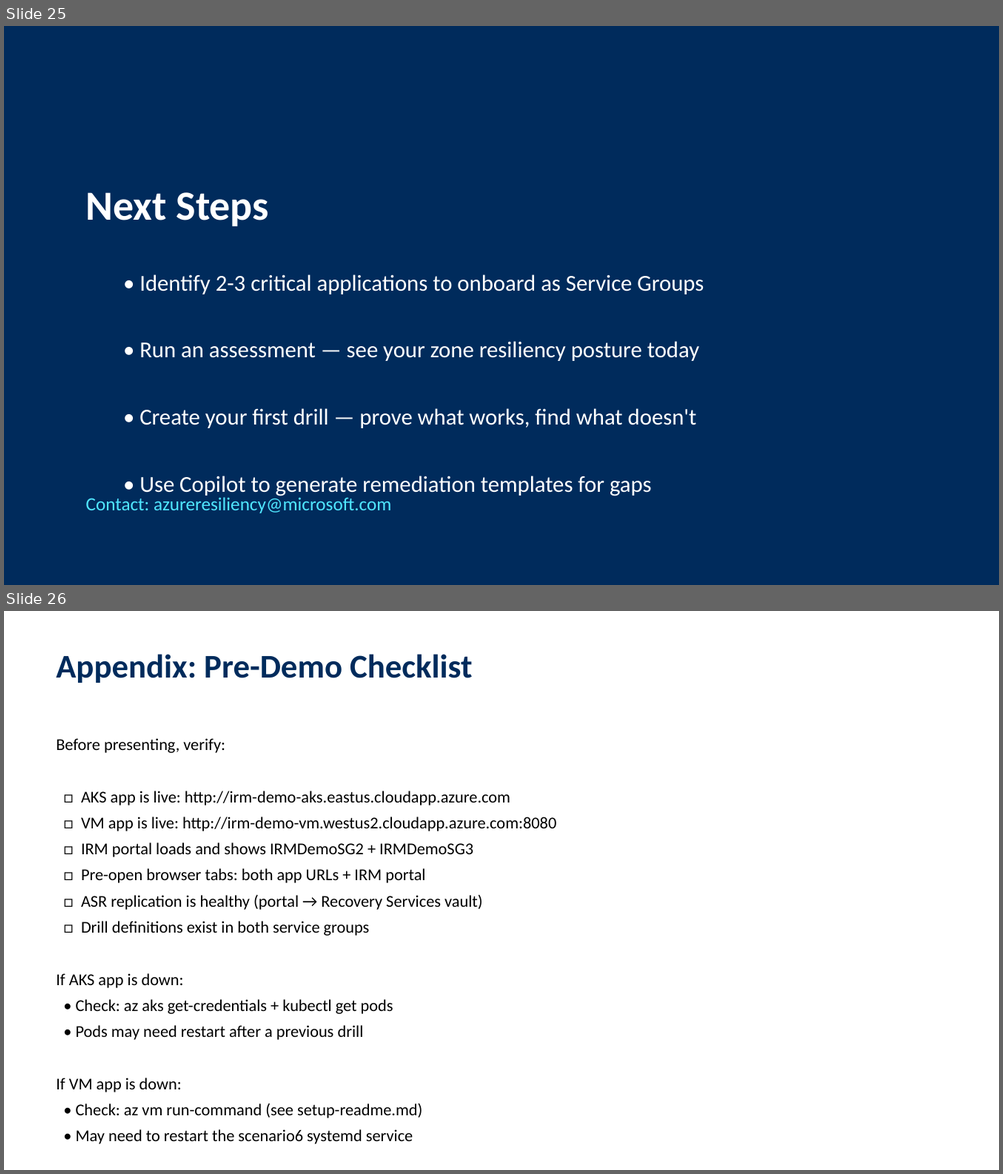
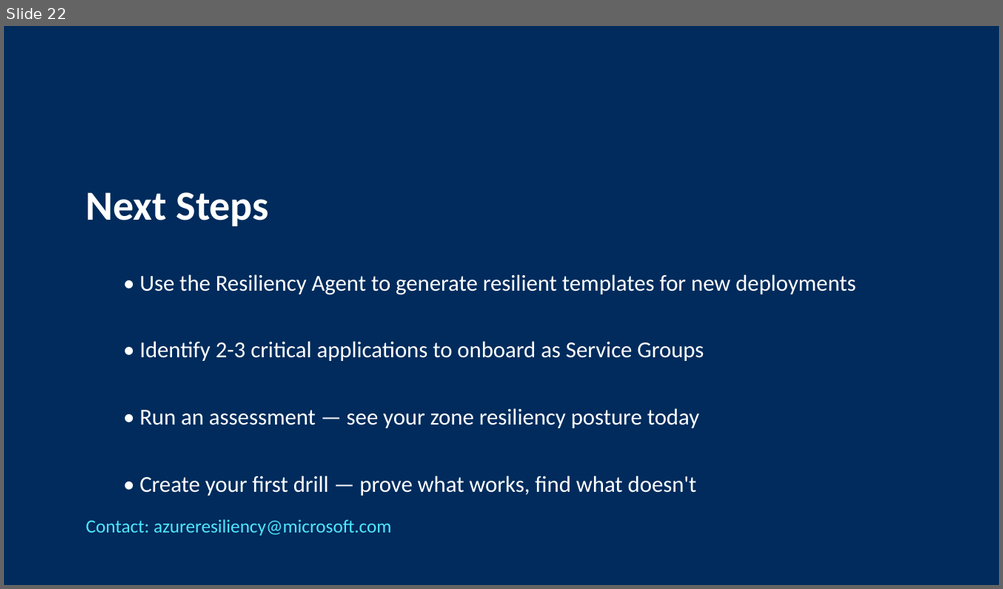
Before and after one commit to adityabalaji-msft/IRMDemoEnvironmentGuide, a slide deck: IRM-Field-Demo-Walking-Deck.pptx. Shown one above the other, each under a label of ours: slides 25 and 26 before the commit, slide 22 after it. The pictures are 1003x1174 and 1003x589 pixels, drawn with LibreOffice and Linux fonts; fonts in the diff are those of the drawing. Boxes give left, top, right and bottom in pixels: in the first picture for what was removed or moved away, otherwise in the second. Text is boxed around its words. In the diff, an @@ line names an element or a change of style, - is before the commit and + after.

Commit message:
Fix Phase 2 wording, drift rediscovery language, PPTX overflow/formatting

```diff
--- a/IRM-Field-Demo-Walking-Deck.pptx
+++ b/IRM-Field-Demo-Walking-Deck.pptx
@@ slide 26 removed at bbox=[4, 611, 999, 1170], background #FFFFFF @@
@@ text removed at bbox=[56, 654, 472, 683] @@
-Appendix: Pre-Demo Checklist
@@ text removed at bbox=[56, 738, 556, 1145] @@
-Before presenting, verify:
-□ AKS app is live: http://irm-demo-aks.eastus.cloudapp.azure.com
-□ VM app is live: http://irm-demo-vm.westus2.cloudapp.azure.com:8080
-□ IRM portal loads and shows IRMDemoSG2 + IRMDemoSG3
-□ Pre-open browser tabs: both app URLs + IRM portal
-□ ASR replication is healthy (portal → Recovery Services vault)
-□ Drill definitions exist in both service groups
-If AKS app is down:
-• Check: az aks get-credentials + kubectl get pods
-• Pods may need restart after a previous drill
-If VM app is down:
-• Check: az vm run-command (see setup-readme.md)
-• May need to restart the scenario6 systemd service
@@ what was slide 25 is now slide 22 @@
@@ slide 22 changed as well @@
@@ text at bbox=[139, 275, 856, 295]: paragraph added @@
+  • Use the Resiliency Agent to generate resilient templates for new deployments
@@ text "Contact: azureresiliency@microsoft.com": place and size @@
-text "Contact: azureresiliency@microsoft.com" at bbox=[86, 495, 391, 514]
+text "Contact: azureresiliency@microsoft.com" at bbox=[86, 520, 391, 536]
@@ text at bbox=[139, 476, 652, 498]: paragraph removed @@
-  • Use Copilot to generate remediation templates for gaps
```
Also in this commit, not shown: 7 other slides changed, 15 slides added, 17 other slides removed, 2 other files.
